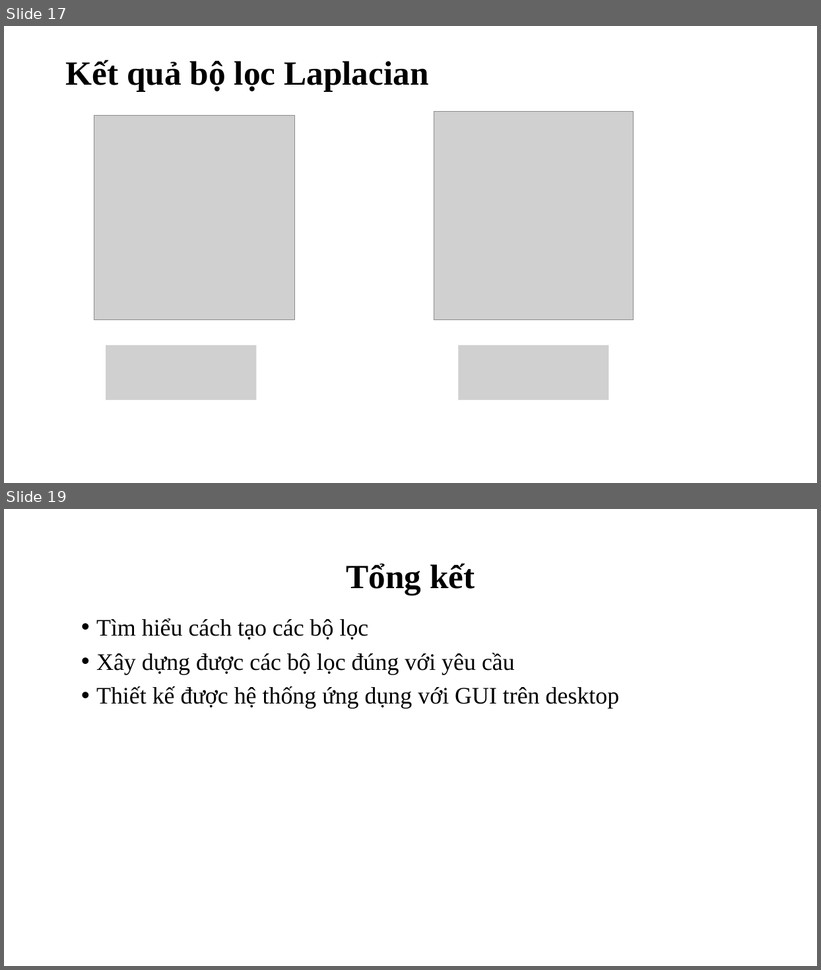
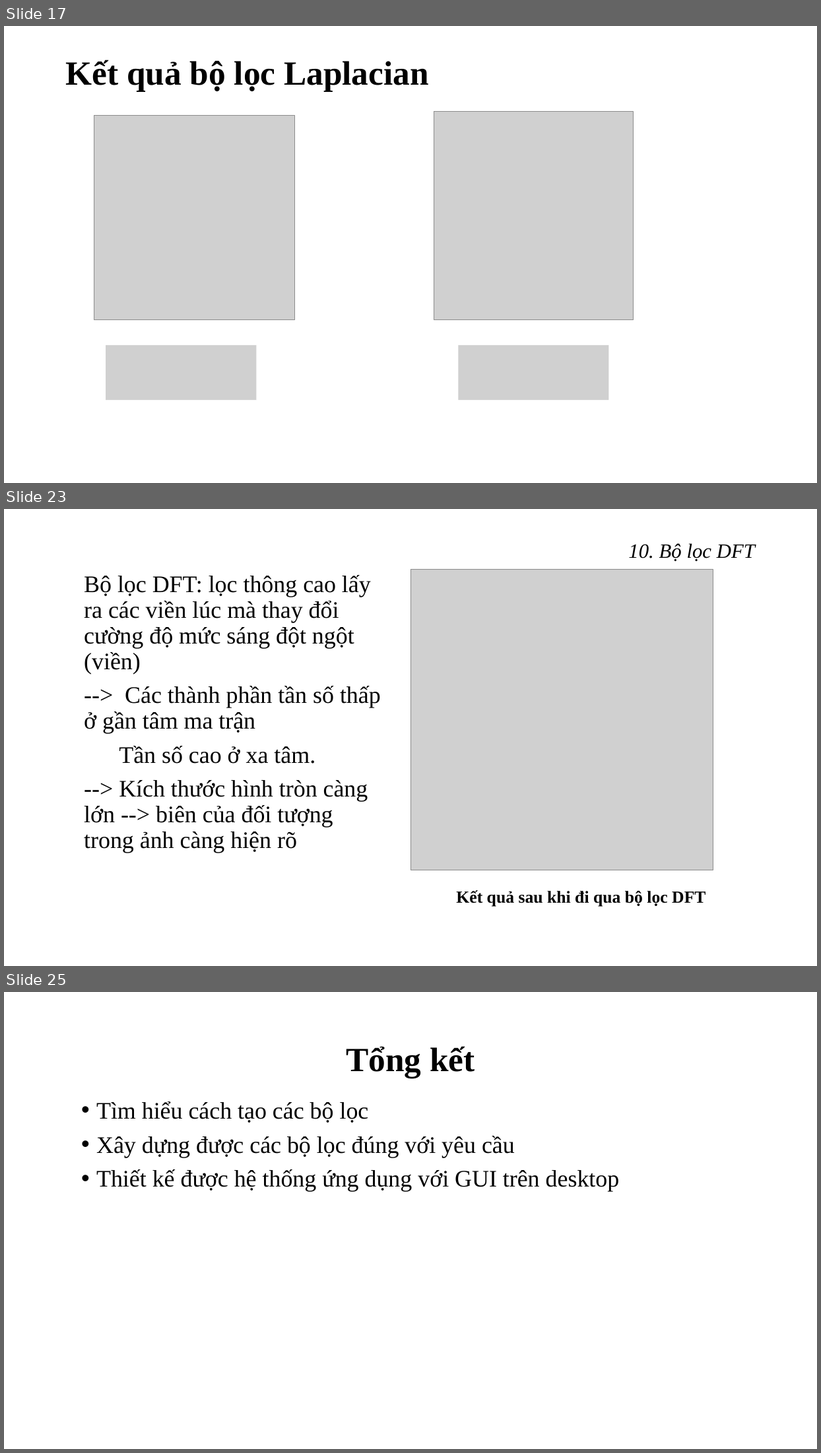
Before and after one commit to HelloKittty123/BTL-XLAS, a slide deck: Slide_XLAS.pptx. Shown one above the other, each under a label of ours: slides 17 and 19 before the commit, slides 17, 23 and 25 after it; the slides between them are not shown. The pictures are 821x970 and 821x1453 pixels, drawn with LibreOffice and Linux fonts; fonts in the diff are those of the drawing; grey boxes stand for pictures; background and template pictures are left out. Boxes give left, top, right and bottom in pixels: in the first picture for what was removed or moved away, otherwise in the second. Text is boxed around its words. In the diff, an @@ line names an element or a change of style, - is before the commit and + after.

```diff
--- a/Slide_XLAS.pptx
+++ b/Slide_XLAS.pptx
@@ slide 23 added at bbox=[4, 509, 817, 966], background picture (left out) @@
@@ title added at bbox=[628, 543, 755, 561], 24 pt, text #000000, italic @@
+10. Bộ lọc DFT
@@ text added at bbox=[84, 575, 381, 854], 28 pt, text #000000 @@
+Bộ lọc DFT: lọc thông cao lấy ra các viền lúc mà thay đổi cường độ mức sáng đột ngột (viền)
+--> Các thành phần tần số thấp ở gần tâm ma trận
+Tần số cao ở xa tâm.
+--> Kích thước hình tròn càng lớn --> biên của đối tượng trong ảnh càng hiện rõ
@@ picture added at bbox=[411, 569, 714, 870] @@
@@ text added at bbox=[456, 890, 706, 907], 20 pt, text #000000, bold @@
+Kết quả sau khi đi qua bộ lọc DFT
@@ what was slide 19 is now slide 25 @@
```
Also in this commit, not shown: 5 slides changed, 5 other slides added, 9 other files.
